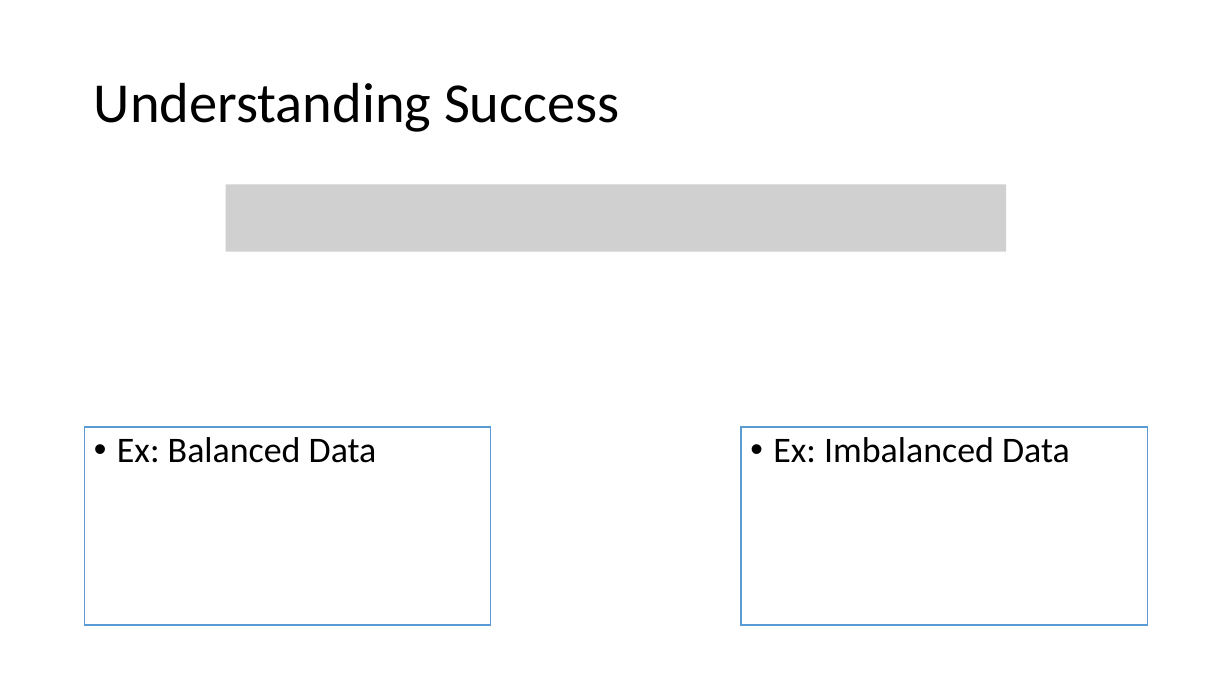
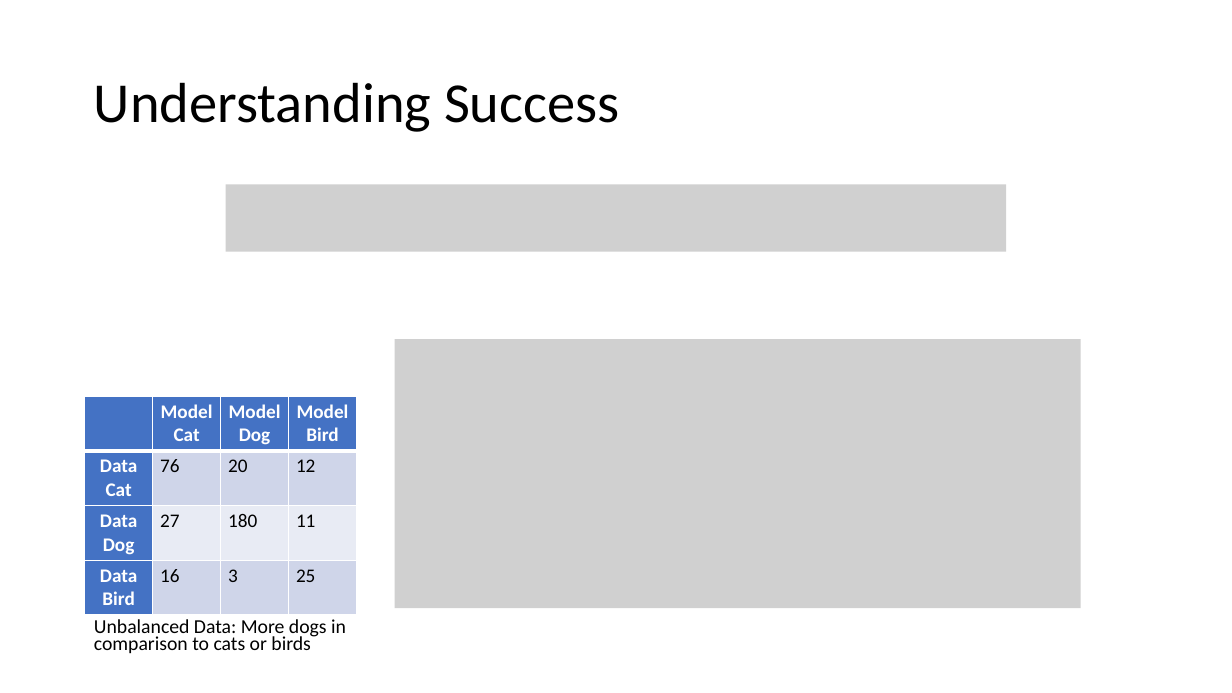
Before and after one commit to meenakshsundaram/AIML, a slide deck: slide 10 of DecisionTrees/DecisionTrees.pptx. Drawn at 1232x693 pixels with LibreOffice and Linux fonts; fonts in the diff are those of the drawing; grey boxes stand for pictures. Boxes give left, top, right and bottom in pixels: in the first picture for what was removed or moved away, otherwise in the second. Text is boxed around its words. In the diff, an @@ line names an element or a change of style, - is before the commit and + after.

Commit message:
Calculate precision for balanced and unbalanced data points

```diff
--- a/DecisionTrees/DecisionTrees.pptx
+++ b/DecisionTrees/DecisionTrees.pptx
@@ picture added at [395, 339, 1081, 608] @@
@@ table added at [85, 396, 359, 611], 4 rows, 4 columns @@
+ | Model Cat | Model Dog | Model Bird
+Data Cat | 76 | 20 | 12
+Data Dog | 27 | 180 | 11
+Data Bird | 16 | 3 | 25
@@ rectangle removed at [85, 427, 492, 625] @@
-• Ex: Balanced Data
@@ rectangle removed at [741, 427, 1148, 625] @@
-• Ex: Imbalanced Data
@@ text added at [94, 619, 346, 654], 15.4 pt, text #000000 @@
+Unbalanced Data: More dogs in comparison to cats or birds
```
Also in this commit, not shown: 1 other slide changed.
